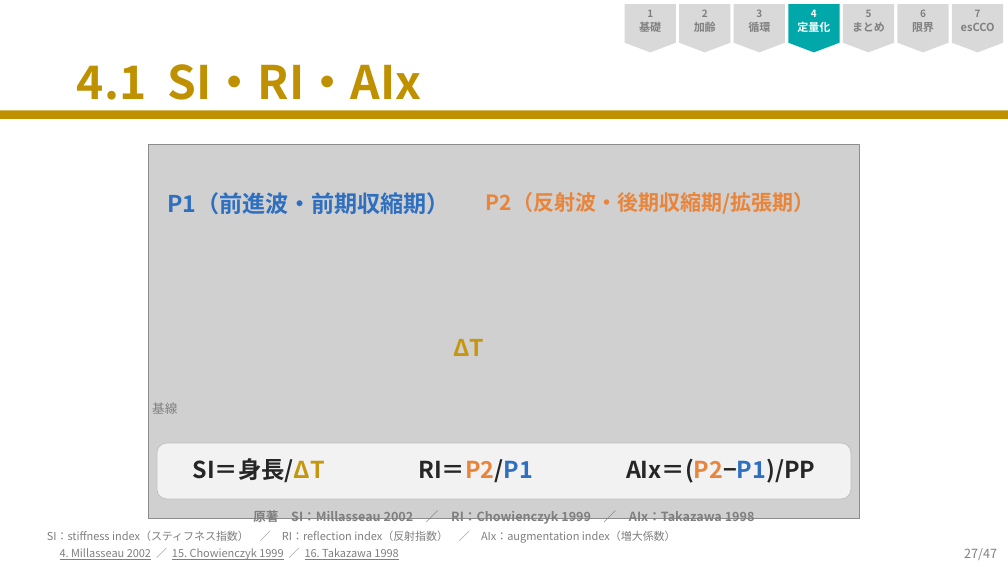
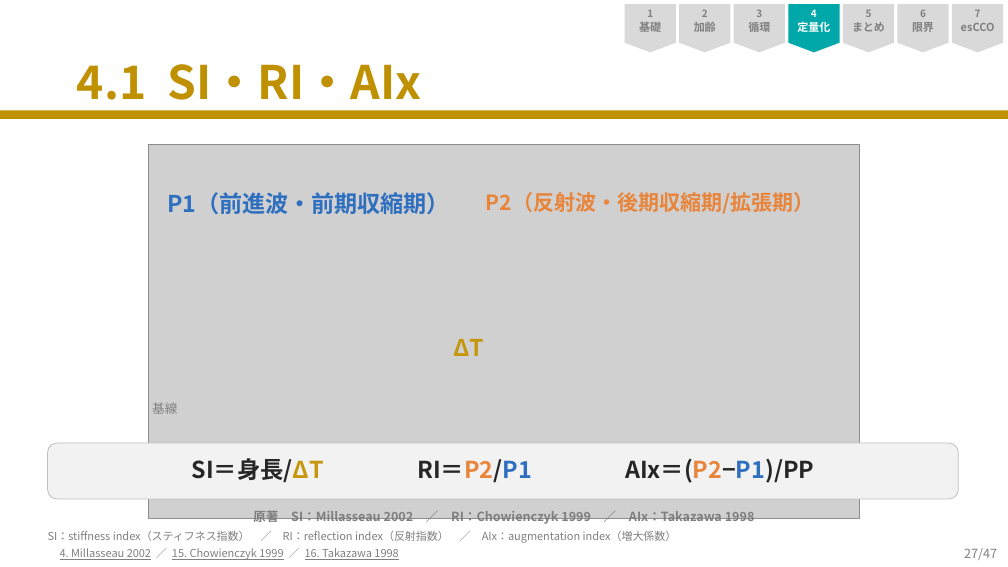
Before and after one commit to nobumitsu-3141/ppg-study, a slide deck: slide 27 of SpO2PPG_revised_websafe.pptx. Drawn at 1008x567 pixels with LibreOffice and Linux fonts; fonts in the diff are those of the drawing; grey boxes stand for pictures. Boxes give left, top, right and bottom in pixels: in the first picture for what was removed or moved away, otherwise in the second. Text is boxed around its words. In the diff, an @@ line names an element or a change of style, - is before the commit and + after.

```diff
--- a/SpO2PPG_revised_websafe.pptx
+++ b/SpO2PPG_revised_websafe.pptx
@@ rounded rectangle "SI＝身長/ΔT RI＝P2/P1 AIx＝(P2−P1)/PP": place and size @@
-rounded rectangle "SI＝身長/ΔT RI＝P2/P1 AIx＝(P2−P1)/PP" at (157, 443, 851, 499)
+rounded rectangle "SI＝身長/ΔT RI＝P2/P1 AIx＝(P2−P1)/PP" at (48, 443, 959, 499)
```
Also in this commit, not shown: 1 other file.
